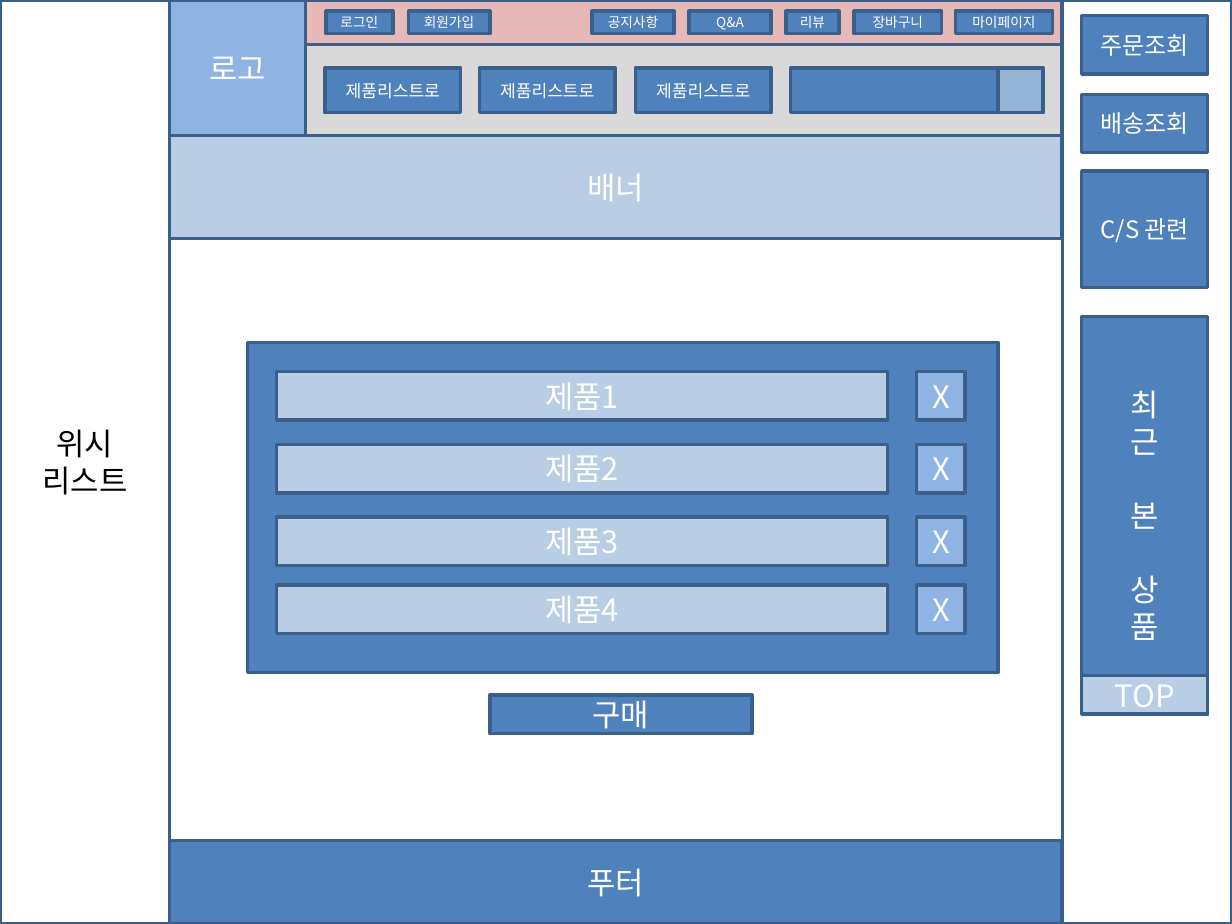
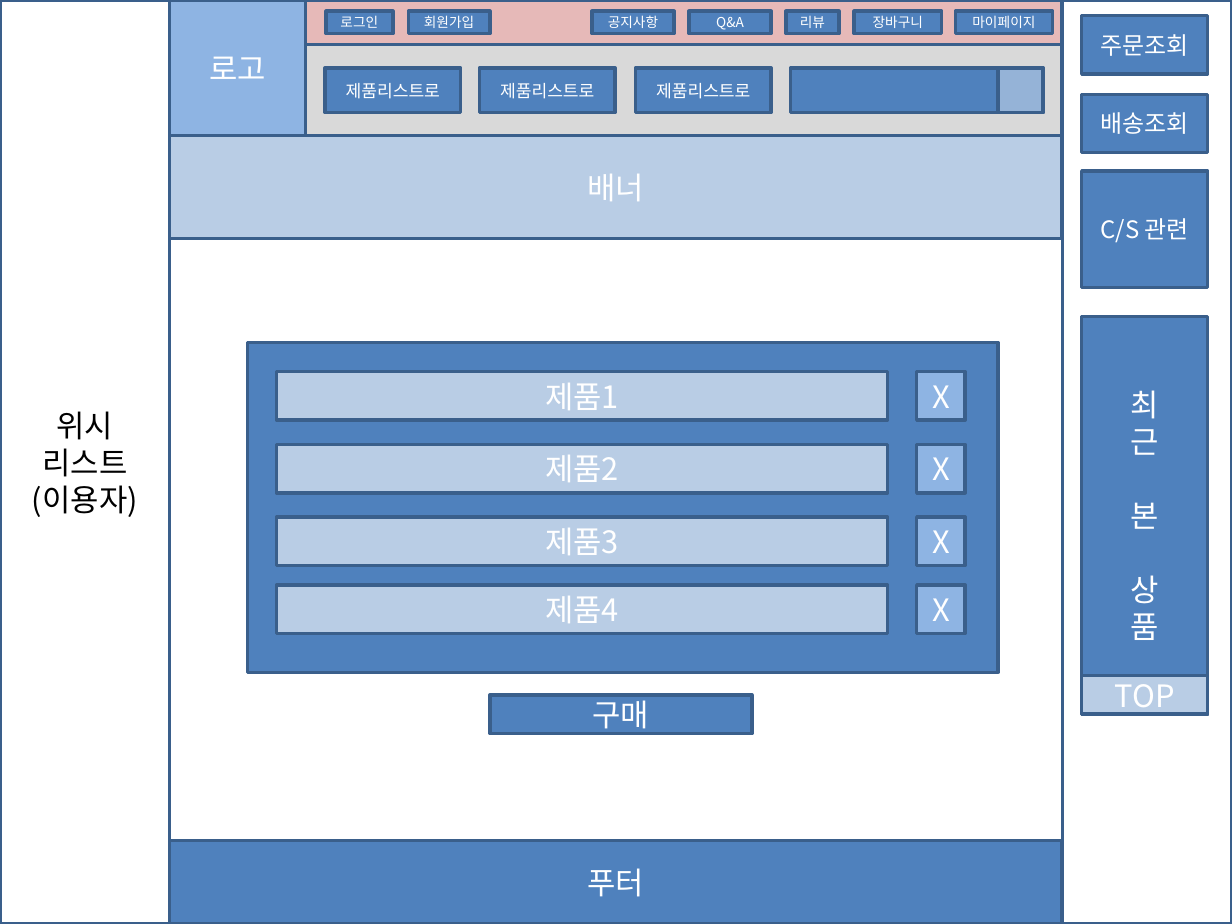
Before and after one commit to dksdlcks12/Portfolio, a slide deck: slide 14 of 스토리보드(검토중).pptx. Drawn at 1232x924 pixels with LibreOffice and Linux fonts; fonts in the diff are those of the drawing. Boxes give left, top, right and bottom in pixels: in the first picture for what was removed or moved away, otherwise in the second. Text is boxed around its words. In the diff, an @@ line names an element or a change of style, - is before the commit and + after.

Commit message:
포폴3일차(화면구현 이용자 메인화면 완료)

```diff
--- a/스토리보드(검토중).pptx
+++ b/스토리보드(검토중).pptx
@@ text in rectangle at (32,485,138,517): paragraph added @@
+(이용자)
```
Also in this commit, not shown: 10 other slides changed, 7 slides added.
